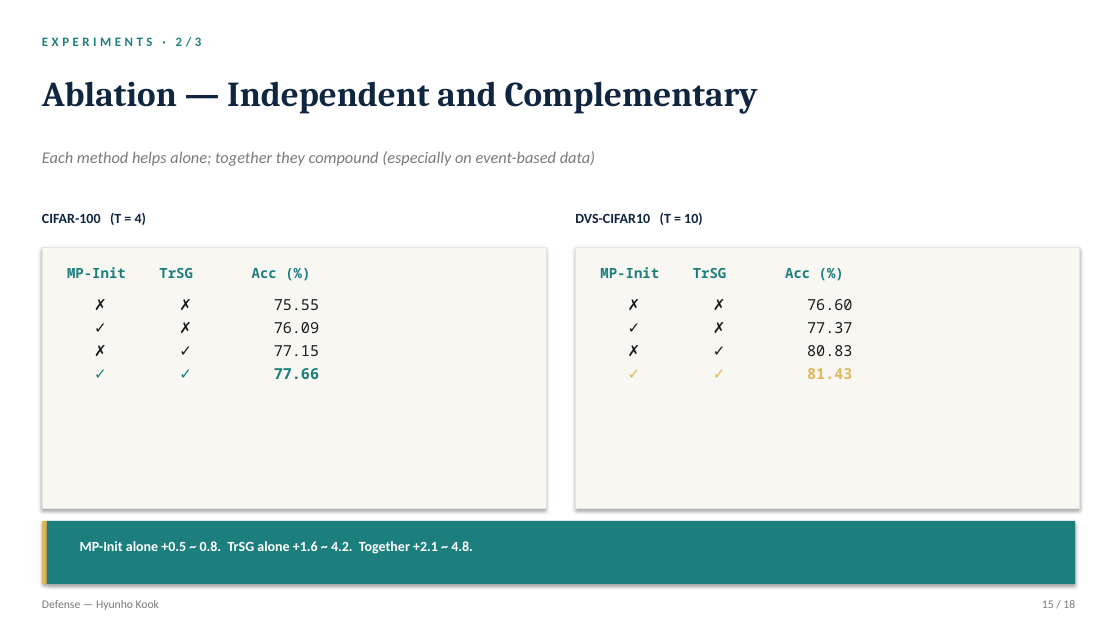
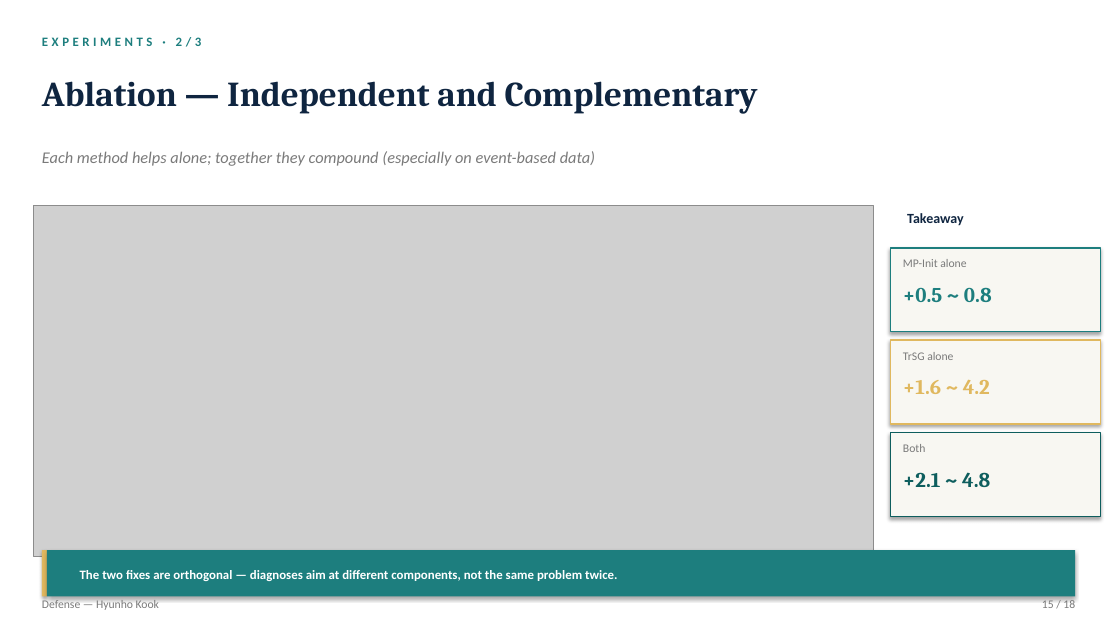
Before and after one commit to kookhh0827/POSTECH_thesis_template_latex, a slide deck: slide 15 of Hyunho_Kook_Master_Defense.pptx. Drawn at 1120x630 pixels with LibreOffice and Linux fonts; fonts in the diff are those of the drawing; grey boxes stand for pictures. Boxes give left, top, right and bottom in pixels: in the first picture for what was removed or moved away, otherwise in the second. Text is boxed around its words. In the diff, an @@ line names an element or a change of style, - is before the commit and + after.

```diff
--- a/Hyunho_Kook_Master_Defense.pptx
+++ b/Hyunho_Kook_Master_Defense.pptx
@@ picture added at (x1=34, y1=206, x2=874, y2=557) @@
@@ text removed at (x1=42, y1=213, x2=146, y2=225) @@
-CIFAR-100 (T = 4)
@@ text removed at (x1=575, y1=213, x2=703, y2=225) @@
-DVS-CIFAR10 (T = 10)
@@ text added at (x1=907, y1=213, x2=963, y2=226), 12 pt, text #0F2540, bold @@
+Takeaway
@@ rectangle removed at (x1=42, y1=248, x2=546, y2=508) @@
@@ text removed at (x1=67, y1=267, x2=319, y2=379) @@
-MP-Init TrSG Acc (%)
-✗ ✗ 75.55
-✓ ✗ 76.09
-✗ ✓ 77.15
-✓ ✓ 77.66
@@ rectangle removed at (x1=576, y1=248, x2=1080, y2=508) @@
@@ text removed at (x1=600, y1=267, x2=852, y2=379) @@
-MP-Init TrSG Acc (%)
-✗ ✗ 76.60
-✓ ✗ 77.37
-✗ ✓ 80.83
-✓ ✓ 81.43
@@ rectangle added at (x1=891, y1=248, x2=1101, y2=332), fill #F8F7F2, outline #1D7E7E 1.3 pt @@
@@ text added at (x1=903, y1=259, x2=966, y2=267), 10 pt, text #7A7A7A @@
+MP-Init alone
@@ text added at (x1=903, y1=287, x2=992, y2=302), 18 pt, text #1D7E7E, bold @@
++0.5 ~ 0.8
@@ rectangle added at (x1=891, y1=340, x2=1101, y2=424), fill #F8F7F2, outline #E0B85F 1.3 pt @@
@@ text added at (x1=903, y1=352, x2=953, y2=360), 10 pt, text #7A7A7A @@
+TrSG alone
@@ text added at (x1=903, y1=380, x2=990, y2=394), 18 pt, text #E0B85F, bold @@
++1.6 ~ 4.2
@@ rectangle added at (x1=891, y1=433, x2=1101, y2=517), fill #F8F7F2, outline #0E5E5E 1.3 pt @@
@@ text added at (x1=903, y1=444, x2=925, y2=452), 10 pt, text #7A7A7A @@
+Both
@@ text added at (x1=903, y1=472, x2=990, y2=487), 18 pt, text #0E5E5E, bold @@
++2.1 ~ 4.8
@@ rectangle resized from (x1=42, y1=521, x2=47, y2=584) to (x1=42, y1=550, x2=47, y2=597) @@
@@ rectangle resized from (x1=47, y1=521, x2=1075, y2=584) to (x1=47, y1=550, x2=1075, y2=597) @@
@@ text removed at (x1=80, y1=541, x2=473, y2=554) @@
-MP-Init alone +0.5 ~ 0.8. TrSG alone +1.6 ~ 4.2. Together +2.1 ~ 4.8.
@@ text added at (x1=80, y1=570, x2=617, y2=581), 11 pt, text #FFFFFF, bold @@
+The two fixes are orthogonal — diagnoses aim at different components, not the same problem twice.
```
Also in this commit, not shown: 7 other slides changed, 8 other files.
